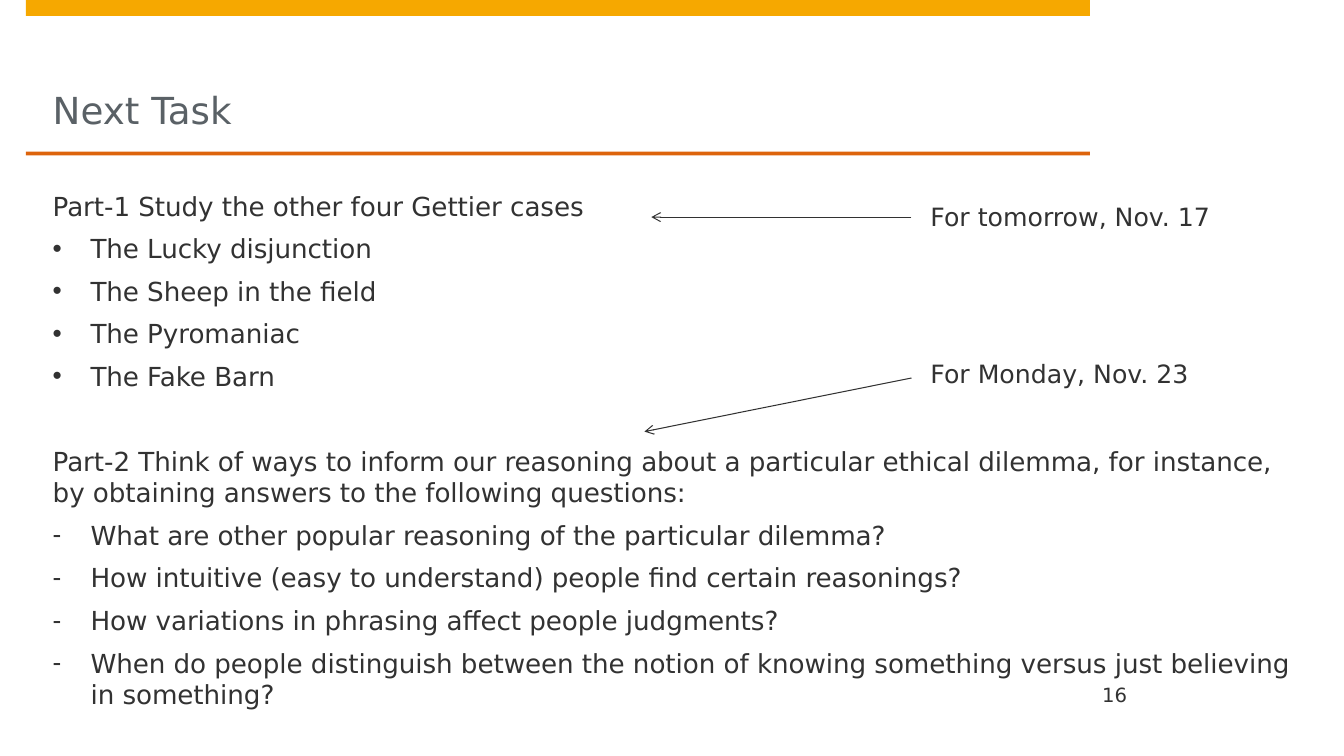
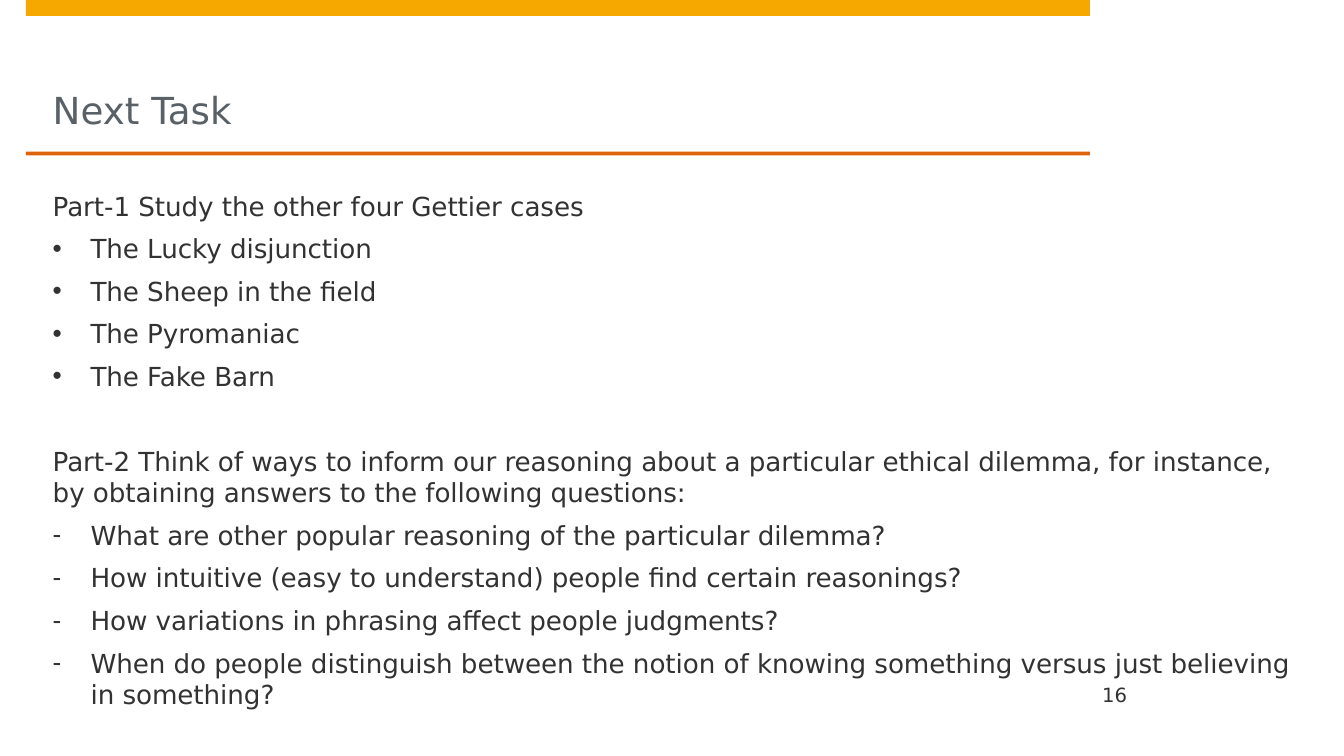
Before and after one commit to hpi-sam/AI_Ethics_Engineering, a slide deck: slide 16 of slides/5. Experimental Philosophy.pptx. Drawn at 1344x756 pixels with LibreOffice and Linux fonts; fonts in the diff are those of the drawing; background and template pictures are left out. Boxes give left, top, right and bottom in pixels: in the first picture for what was removed or moved away, otherwise in the second. Text is boxed around its words. In the diff, an @@ line names an element or a change of style, - is before the commit and + after.

```diff
--- a/slides/5. Experimental Philosophy.pptx
+++ b/slides/5. Experimental Philosophy.pptx
@@ text removed at box(930, 207, 1210, 229) @@
-For tomorrow, Nov. 17
@@ arrow removed from (911, 217) to (651, 217) @@
@@ arrow removed from (911, 378) to (644, 432) @@
@@ text removed at box(930, 364, 1188, 389) @@
-For Monday, Nov. 23
```
